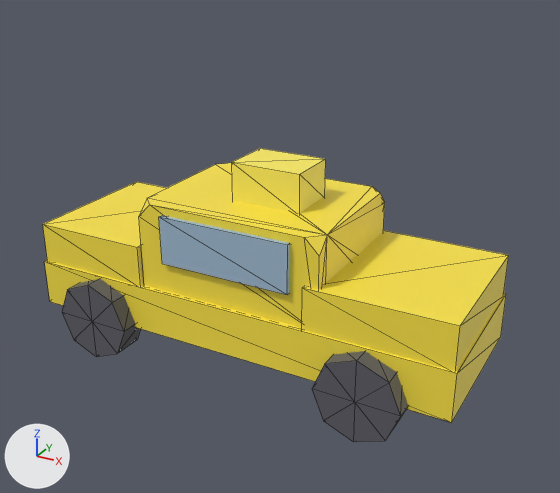
The glTF model public/studio/v2.15.0/d_taxi/model.glb as it was, and as the next commit left it.
Both versions are drawn from a camera (50 mm lens) standing at (4.45, -7.7, 4.92) and looking at (0.25, -0.07, 1.1). Lighting does not change. The marker at lower left points along +X, +Y and +Z. The first picture is the older version. Mesh edges are drawn as thin lines. Where no turn or scale is listed for an object, it has been applied to the vertices.

The first picture shows 'part0', 'part1', 'part2', 'part3', 'part4', 'part5', 'part7', 'part9'.
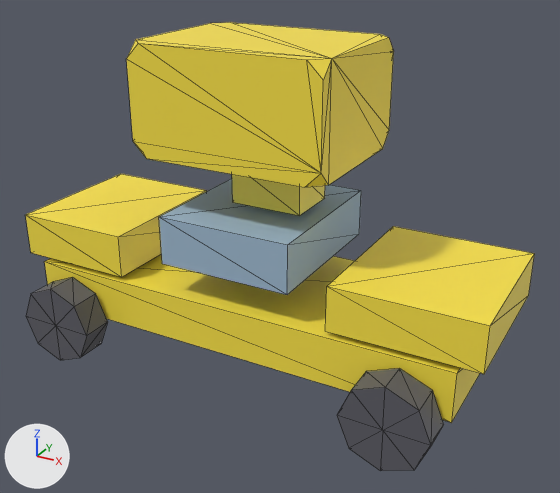
Changed parts and their boxes [x1, y1, x2, y2] in the pictures (560 x 493 px):
'part3', moved: before [139, 163, 385, 328]; after [126, 22, 394, 187]
'part1', moved: before [302, 230, 509, 371]; after [325, 226, 535, 374]
'part2', moved: before [43, 182, 166, 286]; after [26, 174, 207, 277]
'part7', moved: before [312, 351, 408, 442]; after [337, 368, 444, 471]
'part9', moved: before [62, 279, 141, 357]; after [26, 277, 108, 360]

Edits to the bpy script that builds the scene:
```text
Change me_geometry_1:
    used by ob_part1; location = (0.0, 0.0, 0.0)
    remove me_geometry_1.from_pydata(...)  # 8 vertices, 12 faces; spans x 1.02..2.78, y -0.97..0.97, z 0.57..1.12
    add me_geometry_1.from_pydata(...)  # 8 vertices, 12 faces; spans x 1.31..3.06, y -0.97..0.97, z 0.66..1.21
    me_geometry_1 part 1: the whole mesh is moved by (0.29, 0.0, 0.08)
Change me_geometry_2:
    used by ob_part2; location = (0.0, 0.0, 0.0)
    remove me_geometry_2.from_pydata(...)  # 8 vertices, 12 faces; spans x -2.78..-1.23, y -0.97..0.97, z 0.57..1.12
    add me_geometry_2.from_pydata(...)  # 8 vertices, 12 faces; spans x -3.06..-1.51, y -0.97..0.97, z 0.65..1.2
    me_geometry_2 part 2: the whole mesh is moved by (-0.29, 0.0, 0.08)
Change me_geometry_3:
    used by ob_part3; location = (0.0, 0.0, 0.0)
    remove me_geometry_3.from_pydata(...)  # 24 vertices, 44 faces; spans x -1.2..1.2, y -0.93..0.93, z 0.4..1.7
    add me_geometry_3.from_pydata(...)  # 24 vertices, 44 faces; spans x -1.2..1.2, y -0.93..0.93, z 2.26..3.56
    me_geometry_3 part 3: the whole mesh is moved by (0.0, 0.0, 1.86)
Change me_geometry_7:
    used by ob_part7; location = (0.0, 0.0, 0.0)
    remove me_geometry_7.from_pydata(...)  # 18 vertices, 32 faces; spans x 1.28..2.32, y -1.22..-0.82, z -0.47..0.57
    add me_geometry_7.from_pydata(...)  # 18 vertices, 32 faces; spans x 1.695..2.735, y -1.455..-1.055, z -0.528..0.512
    me_geometry_7 part 4: the whole mesh is moved by (0.415, -0.235, -0.058)
Change me_geometry_9:
    used by ob_part9; location = (0.0, 0.0, 0.0)
    remove me_geometry_9.from_pydata(...)  # 18 vertices, 32 faces; spans x -2.37..-1.33, y -1.22..-0.82, z -0.47..0.57
    add me_geometry_9.from_pydata(...)  # 18 vertices, 32 faces; spans x -2.787..-1.747, y -1.45..-1.05, z -0.526..0.514
    me_geometry_9 part 5: the whole mesh is moved by (-0.417, -0.23, -0.056)
```
